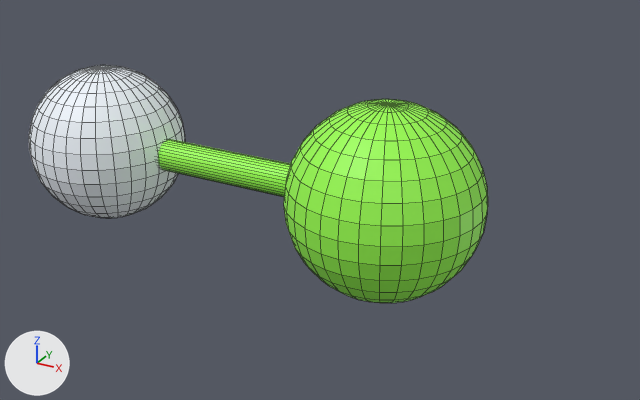
Renders of the FBX model Assets/Atoms/hydrogen_fluoride.fbx from each side of a commit.
Camera for both pictures: a 50 mm camera at (1.161, -1.246, 0.599) aimed at (0.467, 0.016, -0.032). Lighting does not change. The marker at lower left points along +X, +Y and +Z. Mesh edges are drawn as thin lines.

Objects in the first picture: 'hydrogen_fluoride'.
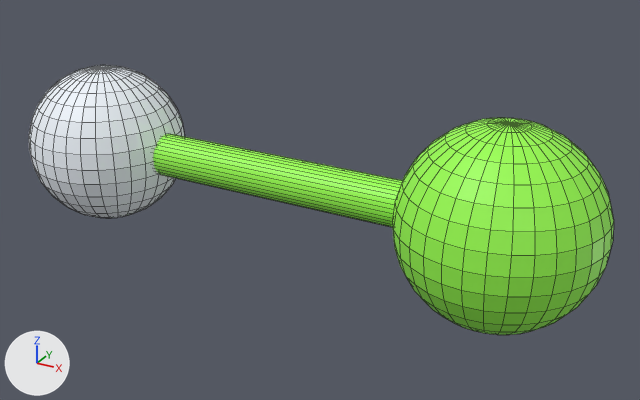
The change, as a diff of the scene's bpy script:
```diff
--- a/Assets/Atoms/hydrogen_fluoride.fbx.py
+++ b/Assets/Atoms/hydrogen_fluoride.fbx.py
@@ me_plane_045 @@
 me_plane_045.from_pydata(...)  # 1028 vertices, 1058 faces; spans x -0.15..0.77, y -0.17..0.17, z -0.17..0.17
 # used by ob_hydrogen_fluoride; location = (0.0, 0.0, 0.0)
+# me_plane_045 part 1: the loose piece of 482 vertices spanning x 0.43..0.77, y -0.17..0.17, z -0.17..0.17 is moved by (0.2, 0.0, 0.0)
+# me_plane_045 part 2: the loose piece of 64 vertices spanning x 0.0..0.6, y -0.03..0.03, z -0.03..0.03 is scaled about its middle by 1.33, then moved by (0.1, 0.0, 0.0)
 me_plane_045.materials.append(mat_flourine)
```

Boxes [x1, y1, x2, y2] around the edits, measured in the pictures (640 x 400 px; the box of a moved part takes in the faces that stretch with it):
'hydrogen_fluoride', reshaped (27% wider, 13% taller): before [29, 65, 488, 303]; after [29, 65, 614, 335]
part 1 of me_plane_045, moved or reshaped: before [283, 99, 488, 303]; after [392, 118, 614, 335]
part 2 of me_plane_045, moved or reshaped: before [158, 139, 290, 197]; after [153, 134, 403, 227]
